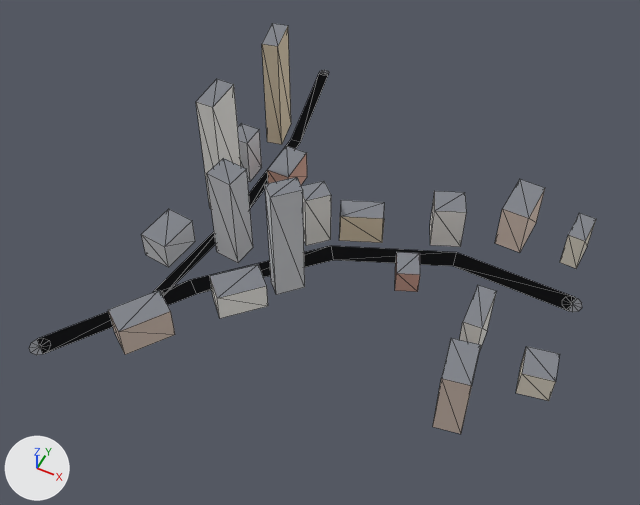
The glTF model apps/client/public/cities/moscow_synth/tiles/-3_0.glb: old version first, new version second.
Before and after are seen from a 50 mm camera at (-499.0, -464.0, 442.0) aimed at (-666.0, -129.0, 23.0). The axes (+X, +Y, +Z) are drawn at lower left. The lights are the same throughout. The picture after the commit comes second. Mesh edges are drawn as thin lines. Vertices at exactly the same position are counted once.
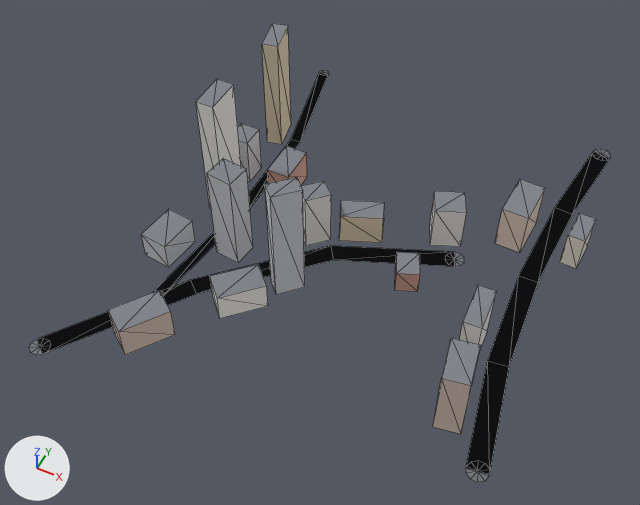
The newer file is also turned or shifted as a whole; pictures and numbers use the older file's frame.

Boxes (x1, y1, x2, y2) around the edits, measured in the pictures (640 x 505 px; the box of a moved part takes in the faces that stretch with it):
'Mesh_0', reshaped (12% taller): before (29, 23, 596, 434); after (29, 23, 610, 482)
part 1 of me_mesh_0, moved or reshaped: before (569, 298, 582, 312); after (466, 468, 489, 482)
part 2 of me_mesh_0, added: after (594, 149, 610, 158)
part 3 of me_mesh_0, added: after (455, 252, 464, 266)
part 4 of me_mesh_0, deleted: before (516, 346, 560, 401)
part 5 of me_mesh_0, built on: before (331, 246, 575, 311); after (331, 152, 610, 474)

The edits, one by one:
me_mesh_0 is used by ob_mesh_0; location (0.0, 0.0, 0.0).
me_mesh_0 had 206 vertices, 234 faces and spanned x -800.0..-505.0, y -262.0..70.0, z 0.0..94.0.
me_mesh_0 now has 228 vertices, 250 faces and spans x -800.0..-518.0, y -262.0..76.0, z 0.0..94.0.
me_mesh_0 part 1: the loose piece of 11 vertices spanning x -520.0..-507.0, y -85.0..-72.0, z 0.0 is moved by (-14.0, -137.0, 0.0).
me_mesh_0 part 2: the loose piece of 11 vertices spanning x -520.0..-507.0, y -85.0..-72.0, z 0.0 is copied, and the copy is moved by (-20.0, 148.0, 0.0); it spans x -539.0..-526.0, y 63.0..76.0, z 0.0.
me_mesh_0 part 3: the loose piece of 11 vertices spanning x -520.0..-507.0, y -85.0..-72.0, z 0.0 is copied, and the copy is moved by (-80.0, 2.0, 0.0); it spans x -599.0..-586.0, y -82.0..-70.0, z 0.0.
me_mesh_0 part 4: the loose piece of 8 vertices spanning x -527.0..-505.0, y -158.0..-135.0, z 0.0..20.0 is deleted.
Part 5, on me_mesh_0:
4 vertices are removed from x -594.0..-513.0, y -85.0..-70.0, z 0.0.
4 faces are deleted.
12 vertices are added at x -595.0..-520.0, y -217.0..70.0, z 0.0.
10 new faces join them, mat_road.
